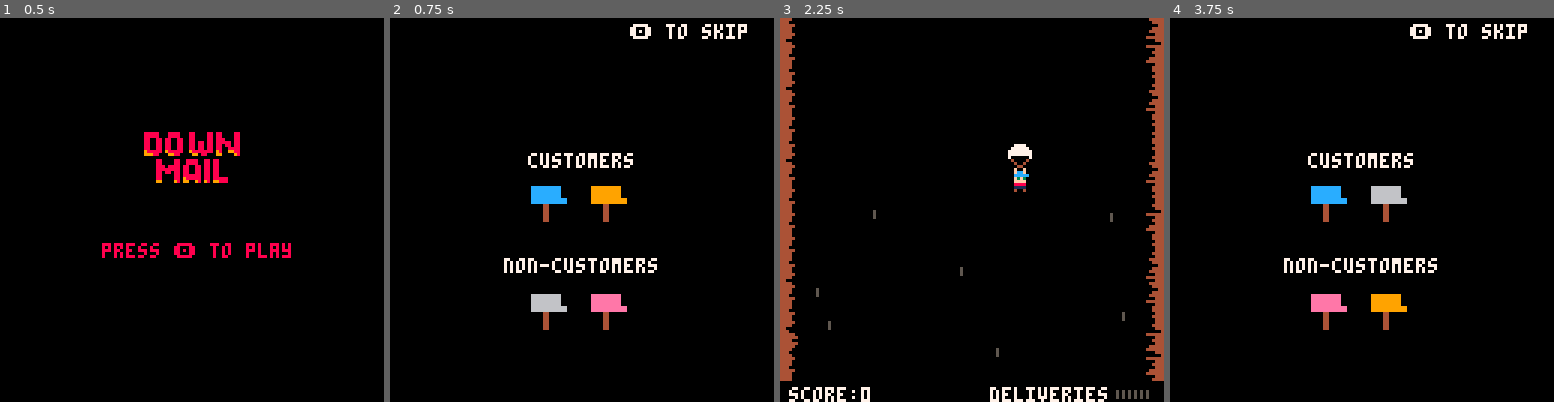
Above: before the commit, frames 1-4 (left to right).
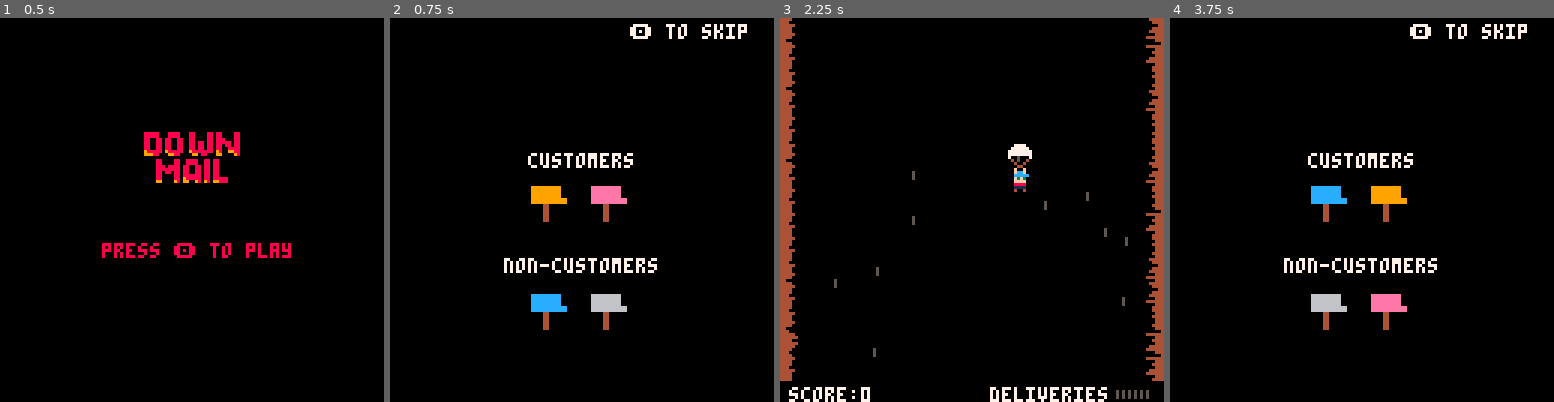
Above: after the commit, the same moments.

Repository: sugarvoid/down-mail
Game: PICO-8 cartridge down_mail.p8
The game is run twice, just before and just after one commit, with the same random seed, the same clock (stepped at 60 frames per second) and the same inputs.
Inputs:
- Up to frame 1 (0.5 s): tap X (X key) at 0.33 s
- Up to frame 2 (0.75 s): tap O (Z key) at 0.7 s
- Up to frame 3 (2.25 s): tap X (X key) at 1.07, 1.85 s; hold Right 1.6-2.1 s; tap O (Z key) at 1.7, 2.1 s; hold Up from 2.15 s (still down)
- Up to frame 4 (3.75 s): release Up at 2.42 s; hold Right 2.47-3.03 s; tap O (Z key) every 0.4 s from 2.5 to 3.7 s; tap X (X key) at 2.97 s; hold Left 3.08-3.58 s; hold Down from 3.63 s (still down)

Frame 1 is identical in both runs. In frame 2, 1.6% of the frame differs, in the area x 36-62%, y 43-77%; in frame 3, 0.3%; in frame 4, 1.2%.

Commit message:
Update cart label

Diff:
--- a/src/mailbox.lua
+++ b/src/mailbox.lua
@@ -1,7 +1,6 @@
-mailboxes = {}
-
 mailbox = {}
 mailbox.__index = mailbox
+mailboxes = {}
 
 function spawn_mbox(lane)
     local _mb = setmetatable({}, mailbox)
@@ -35,7 +34,7 @@
 end
 
 function mailbox:take_damage()
-    offset =0.1
+    offset = 0.1
     sfx(3)
     self.damaged = true
     self.img = 22
--- a/src/main.lua
+++ b/src/main.lua
@@ -1,10 +1,8 @@
 is_debug = false
-
 cols = { 12, 14, 9, 6 }
 customers = {}
 non_customers = {}
 reminder = false
---next_mb = 0
 map_y = 0
 damaged_mb = 0
 game_over_x = -10
@@ -32,7 +30,6 @@
     gameover = 5,
     post_day = 6,
 }
-
 g_state = nil
 deliveries_needed = 6
 deliveries_left = deliveries_needed
@@ -248,7 +245,8 @@
     day_t -= 1
     if day_t <= 0 then
         g_state = gamestates.game
-        spawner.running = true
+        spawner:start()
+        --music(1)
     end
 end
 
@@ -447,6 +445,9 @@
 function change_state(new_state)
     offset = 0
     g_state = new_state
+    if new_state == gamestates.gameover then
+        sfx(19)
+    end
 end
 
 function set_customers()
--- a/src/player.lua
+++ b/src/player.lua
@@ -91,11 +91,11 @@
     end
 
     if self.x <= 4 or self.x >= 118 then
-        sfx(12)
+
         self.is_alive = false
         end_text = endings[1]
         ending_idx = 1
-        g_state = gamestates.gameover
+        change_state(gamestates.gameover)
         --self.img = 49
         -- TODO: add blood particales
         -- then go to game overload
--- a/src/ring.lua
+++ b/src/ring.lua
@@ -38,7 +38,7 @@
     explode(self.x, self.y+10, 3, 4, 7)
 
 
-    sfx(4)
+    sfx(15)
     del(rings, self)
 end
 
--- a/src/spawner.lua
+++ b/src/spawner.lua
@@ -13,14 +13,16 @@
 }
 
 spawner = {
-    rock_1 = randsec_rang(3, 10),
-    rock_2 = randsec_rang(3, 10),
-    mail_box = randsec_rang(3, 10),
-    mail_box_2 = randsec_rang(1, 2),
-    dog = 30 * 10,
-    ring = 30,
-    ammo = 30,
-    running = true,
+    start = function(self)
+        self.rock_1 = randsec_rang(3, 10)
+        self.rock_2 = randsec_rang(3, 10)
+        self.mail_box = randsec_rang(3, 10)
+        self.mail_box_2 = randsec_rang(1, 2)
+        self.dog = 30 * 10
+        self.ring = 30
+        self.ammo = 30
+        self.running = true
+    end,
 
     update = function(self)
         if self.running then
@@ -47,13 +49,13 @@
                 if self.mail_box <= 0 then
                     local lane = get_available_lane()
                     spawn_mbox(lane)
-                    self.mail_box = randsec_rang(2, 4)
+                    self.mail_box = randsec_rang(1, 4)
                 end
 
                 if self.mail_box_2 <= 0 then
                     local lane = get_available_lane()
                     spawn_mbox(lane)
-                    self.mail_box_2 = randsec_rang(2, 4)
+                    self.mail_box_2 = randsec_rang(2, 5)
                 end
 
                 if self.dog <= 0 then
@@ -114,6 +116,4 @@
     objects.front = {}
     objects.back = {}
     all_particles = {}
-    thing_on_left = false
-    thing_on_right = false
 end
Not shown, changed: the thumbnail (__label__) section of down_mail.p8
Not shown, changed: the music (__music__) section of down_mail.p8
Not shown, changed: the sound effects (__sfx__) section of down_mail.p8
Not shown, changed: cover.png
Not shown, changed: readme.md
